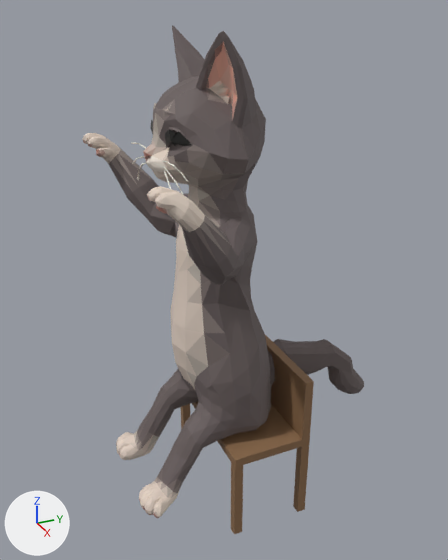
An edit to the glTF model assets/models/cat/cat.rig.glb, drawn before and after from the same camera.
Camera for both pictures: a 50 mm camera at (1.124, -0.556, 1.124) aimed at (-0.033, -0.035, 0.546). Every picture has the same lights, and +X, +Y and +Z are marked at lower left. The picture after the commit comes second. Vertices at exactly the same position are counted once.

Objects in the first picture: 'Cat.001', 'chair'.
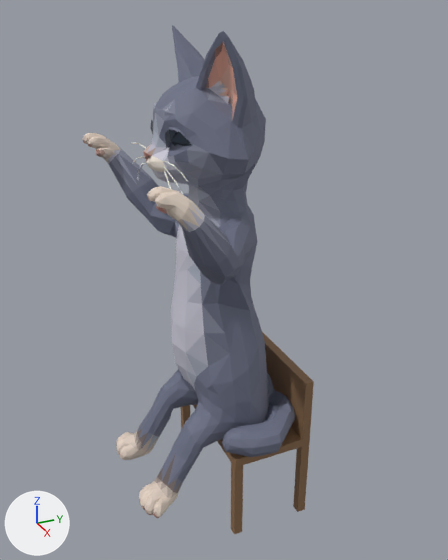
Patch to the scene script:
```diff
--- a/assets/models/cat/cat.rig.glb.py
+++ b/assets/models/cat/cat.rig.glb.py
@@ me_cat @@
 # used by ob_cat_001; location = (0.0, 0.0, 0.0)
-me_cat.from_pydata(...)  # 1607 vertices, 3181 faces; spans x -0.262..0.262, y -0.296..0.352, z 0.092..1.073
+me_cat.from_pydata(...)  # 1607 vertices, 3181 faces; spans x -0.262..0.262, y -0.296..0.094, z 0.092..1.073
+# me_cat part 1: 234 of 1607 vertices moved; they spanned x -0.136..0.136, y -0.158..0.352, z 0.164..0.531 and now span x -0.136..0.2, y -0.16..0.094, z 0.211..0.531; mean shift (0.062, -0.133, -0.013); largest move (0.0, 0.352, 0.191) -> (0.157, -0.119, 0.252)
+# me_cat part 2: 1522 faces centred in x -0.249..0.249, y -0.234..0.351, z 0.131..1.072 are repainted in the vertex colours; the middle colour goes from dark grey #685d5c to greyish blue #6b7085
+# me_cat part 3: 320 faces centred in x -0.257..0.257, y -0.238..-0.077, z 0.135..0.982 are repainted in the vertex colours; the middle colour goes from pale yellow #dbcfc2 to light grey #c6cbd9
+# me_cat part 4: 182 faces centred in x -0.248..0.248, y -0.236..-0.068, z 0.127..0.963 are repainted in the vertex colours; the middle colour goes from grey #a99b93 to grey #a0a2b3
 me_cat.materials.append(mat_fur)
```

Where the change shows, as pixel boxes (x1, y1, x2, y2) in the pictures (448 x 560 px; the box of a moved part takes in the faces that stretch with it):
'Cat.001', reshaped, recoloured (24% narrower): before (82, 26, 364, 518); after (82, 26, 295, 518)
part 1 of me_cat, moved or reshaped: before (162, 284, 364, 449); after (162, 284, 295, 457)
part 2 of me_cat, recoloured (dark grey to greyish blue): before (109, 26, 364, 491); after (109, 26, 295, 491)
part 3 of me_cat, recoloured: (108, 81, 229, 389) in both
part 4 of me_cat, recoloured: (108, 90, 244, 447) in both
